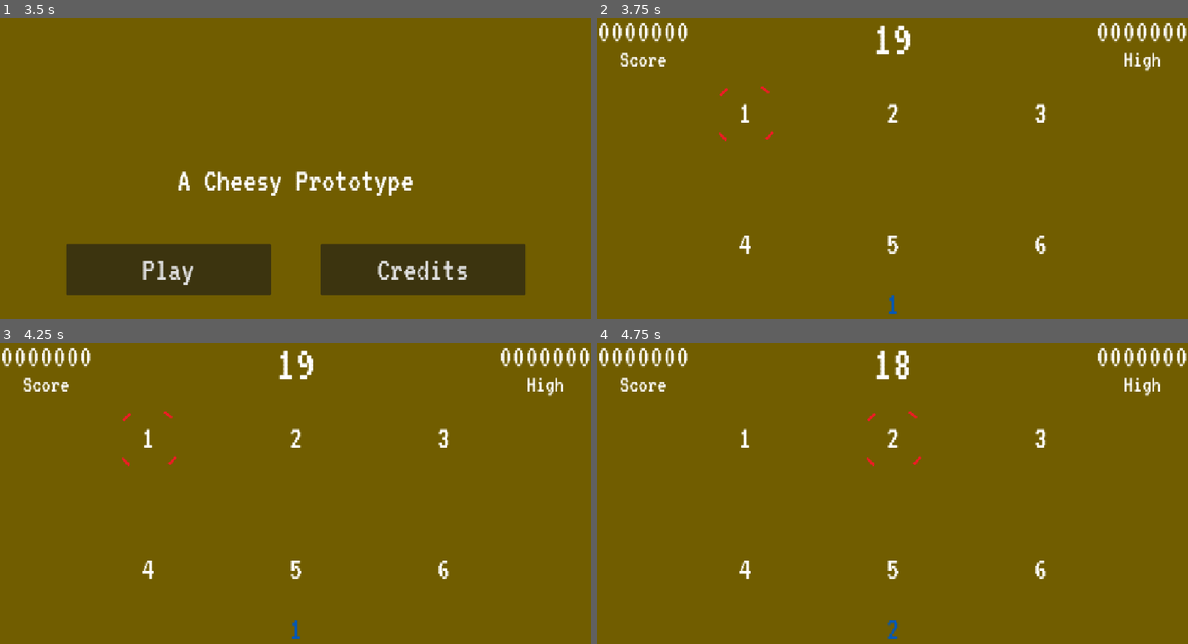
Above: before the commit, frames 1-4 (two rows, left to right).
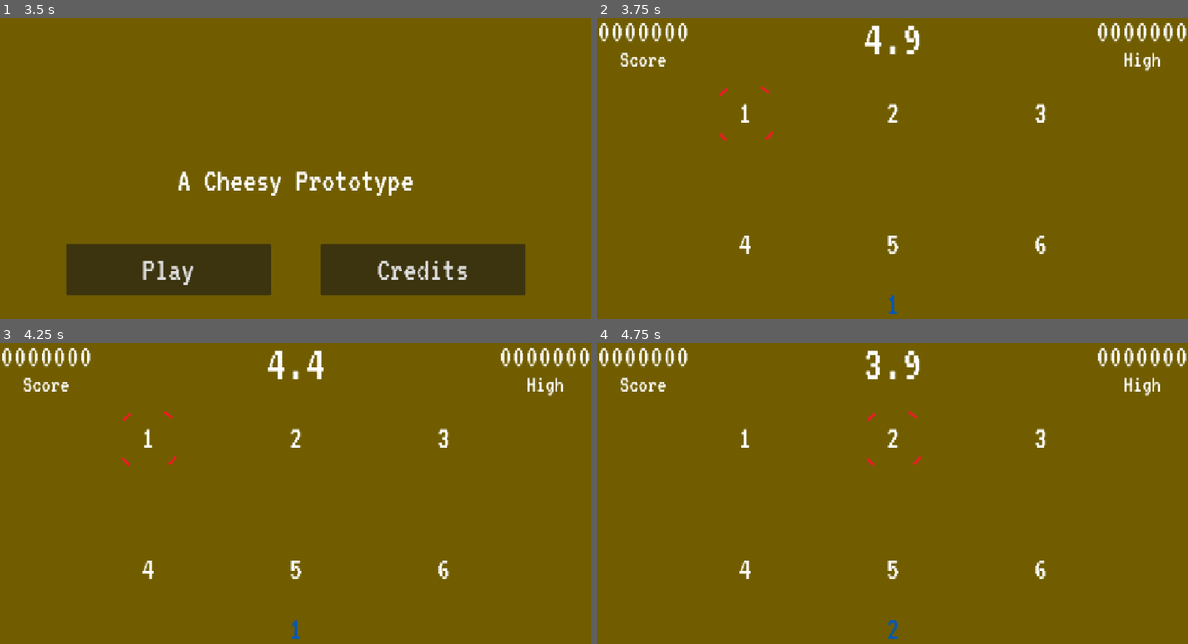
Above: after the commit, the same moments.

Repository: sdepouw/mathematics-and-cheese
Game: Godot game, scene res://Scenes/Root/root.tscn
Same seed, same stepped clock (60 frames per second), same inputs: the game is played once before the commit and once after it.
Inputs (mouse positions are in pixels of both pictures, inside the frame that each line leads up to):
- Up to frame 1 (3.5 s): tap Enter at 0.5 s; move the mouse to (425, 162) at 0.52 s; hold D (move_right) 0.53-1.28 s; tap Space (fire) at 0.6, 1.25, 1.35 s; click (425, 162) at 0.67 s; move the mouse to (177, 195) at 1.27 s; hold S (move_down) 1.28-2 s; click "Credits" at 2 s; click "Back" at 2.75 s
- Up to frame 2 (3.75 s): click "Play" at 3.5 s
- Up to frame 3 (4.25 s): no input
- Up to frame 4 (4.75 s): move the mouse to (951, 433) at 4.27 s; hold D (move_right) from 4.28 s (still down); tap Space (fire) at 4.35 s

Frame 1 is identical in both runs. In frame 2, 0.5% of the frame differs, in the area x 45-55%, y 2-13%; in frame 3, 0.5%; in frame 4, 0.6%.

Commit message:
Add Game Over screen
Came up with a game title too

Diff:
--- a/Game/Scenes/Game/game.gd
+++ b/Game/Scenes/Game/game.gd
@@ -1,12 +1,9 @@
 class_name Game
 extends Node
 
-# TODO: The Game Over screen should have 'play again' or 'back to menu'
 # TODO: Small countdown before the game commences. "Get Ready!"
 # TODO: Show 'Game Over' stuff besides just "Game!" along the top
 # TODO: Persist high score
-# TODO: Remove timer to restart, and give player a 'Restart' button
-# Also a button to take back to main menu once that exists
 # TODO: Finite State Machine instead of bool _gameOn?
 # Game is new -> started <-> paused, started -> stopped, stopped -> new
 
@@ -61,29 +58,30 @@
   if _gameOn:
     _hud.update_time_display(_gameTimer.time_left)
 
+func _assignNewThing() -> void:
+  var firstSet: Array = _targets[0]
+  _currentThing = randi_range(1, _targets.size() * firstSet.size())
+  _currentlyHeldThing.text = str(_currentThing)
+
+func _toggle_game_piece_visibility(gamePiecesVisible: bool) -> void:
+  _gameOn = gamePiecesVisible
+  for item: CanvasItem in get_tree().get_nodes_in_group("GamePieces"):
+    item.visible = gamePiecesVisible
+  for item: CanvasItem in get_tree().get_nodes_in_group("GameOverPieces"):
+    item.visible = !gamePiecesVisible
+
 func _on_game_started() -> void:
-  _gameOn = true
   _currentScore = 0
   _currentTarget = Vector2.ZERO
-  _reticle.show()
-  _currentlyHeldThing.show()
+  _toggle_game_piece_visibility(true)
   _reticle.position = _getCurrentTarget().position
   _assignNewThing()
   _gameTimer.start()
 
 func _on_game_ended() -> void:
-  _gameOn = false
-  _reticle.hide()
-  _currentlyHeldThing.hide()
+  _toggle_game_piece_visibility(false)
   if _currentScore > _highScore:
     _highScore = _currentScore
-  await get_tree().create_timer(5.0).timeout
-  _events.game_started.emit()
-
-func _assignNewThing() -> void:
-  var firstSet: Array = _targets[0]
-  _currentThing = randi_range(1, _targets.size() * firstSet.size())
-  _currentlyHeldThing.text = str(_currentThing)
 
 func _on_player_fired() -> void:
   if !_gameOn:
@@ -112,3 +110,6 @@
 
 func _on_game_timer_timeout() -> void:
   _events.game_ended.emit()
+
+func _on_main_menu_button_pressed() -> void:
+  EventBus.load_main_menu.emit()
--- a/Game/Scenes/Game/game.tscn
+++ b/Game/Scenes/Game/game.tscn
@@ -13,35 +13,41 @@
 script = ExtResource("2_ciybh")
 
 [node name="GameTimer" type="Timer" parent="."]
-wait_time = 20.0
+wait_time = 5.0
 one_shot = true
 
-[node name="Target1" parent="." instance=ExtResource("1_qikps")]
+[node name="Target1" parent="." groups=["GamePieces"] instance=ExtResource("1_qikps")]
+visible = false
 position = Vector2(288, 192)
 
-[node name="Target2" parent="." instance=ExtResource("1_qikps")]
+[node name="Target2" parent="." groups=["GamePieces"] instance=ExtResource("1_qikps")]
+visible = false
 position = Vector2(576, 192)
 Id = 2
 
-[node name="Target3" parent="." instance=ExtResource("1_qikps")]
+[node name="Target3" parent="." groups=["GamePieces"] instance=ExtResource("1_qikps")]
+visible = false
 position = Vector2(864, 192)
 Id = 3
 
-[node name="Target4" parent="." instance=ExtResource("1_qikps")]
+[node name="Target4" parent="." groups=["GamePieces"] instance=ExtResource("1_qikps")]
+visible = false
 position = Vector2(288, 448)
 Id = 4
 
-[node name="Target5" parent="." instance=ExtResource("1_qikps")]
+[node name="Target5" parent="." groups=["GamePieces"] instance=ExtResource("1_qikps")]
+visible = false
 position = Vector2(576, 448)
 Id = 5
 
-[node name="Target6" parent="." instance=ExtResource("1_qikps")]
+[node name="Target6" parent="." groups=["GamePieces"] instance=ExtResource("1_qikps")]
+visible = false
 position = Vector2(864, 448)
 Id = 6
 
 [node name="HUD" parent="." instance=ExtResource("2_i1e5p")]
 
-[node name="CurrentlyHeldThing" type="Label" parent="."]
+[node name="CurrentlyHeldThing" type="Label" parent="." groups=["GamePieces"]]
 visible = false
 anchors_preset = 7
 anchor_left = 0.5
@@ -59,9 +65,36 @@
 horizontal_alignment = 1
 vertical_alignment = 1
 
-[node name="Reticle" type="Sprite2D" parent="."]
+[node name="Reticle" type="Sprite2D" parent="." groups=["GamePieces"]]
 visible = false
 texture = ExtResource("3_ciybh")
+
+[node name="GameOverLabel" type="Label" parent="." groups=["GameOverPieces"]]
+visible = false
+anchors_preset = 15
+anchor_right = 1.0
+anchor_bottom = 1.0
+grow_horizontal = 2
+grow_vertical = 2
+text = "Mathematics and Cheese!"
+horizontal_alignment = 1
+vertical_alignment = 1
+
+[node name="RestartButton" type="Button" parent="." groups=["GameOverPieces"]]
+visible = false
+offset_left = 212.0
+offset_top = 448.0
+offset_right = 512.0
+offset_bottom = 521.0
+text = "Play Again"
+
+[node name="MainMenuButton" type="Button" parent="." groups=["GameOverPieces"]]
+visible = false
+offset_left = 640.0
+offset_top = 448.0
+offset_right = 940.0
+offset_bottom = 521.0
+text = "Main Menu"
 
 [connection signal="game_ended" from="GameEvents" to="." method="_on_game_ended"]
 [connection signal="game_ended" from="GameEvents" to="HUD" method="_on_game_ended"]
@@ -69,3 +102,5 @@
 [connection signal="player_fired" from="GameEvents" to="." method="_on_player_fired"]
 [connection signal="player_moved" from="GameEvents" to="." method="_on_player_moved"]
 [connection signal="timeout" from="GameTimer" to="." method="_on_game_timer_timeout"]
+[connection signal="pressed" from="RestartButton" to="." method="_on_game_started"]
+[connection signal="pressed" from="MainMenuButton" to="." method="_on_main_menu_button_pressed"]
--- a/Game/Scenes/Root/root.gd
+++ b/Game/Scenes/Root/root.gd
@@ -2,8 +2,8 @@
 extends Node
 
 # TODO: Button defaults (theme?): 400x100, pointer cursor
-# TODO: 'Main Menu' with 'Start' and 'Credits' (attribute icon, font, license)
-# TODO: Bluey credited to "Alblune" https://alblune.com/,
+# TODO: Add Godot, Font licnese access to Credits
+# TODO: Credit Alblune - Bluey credited to "Alblune" https://alblune.com/,
 # from "Squakross: Home Squeak Home" https://www.squeakross.cool/
 
 @onready var _sceneLoader: SceneLoader = $SceneLoader
